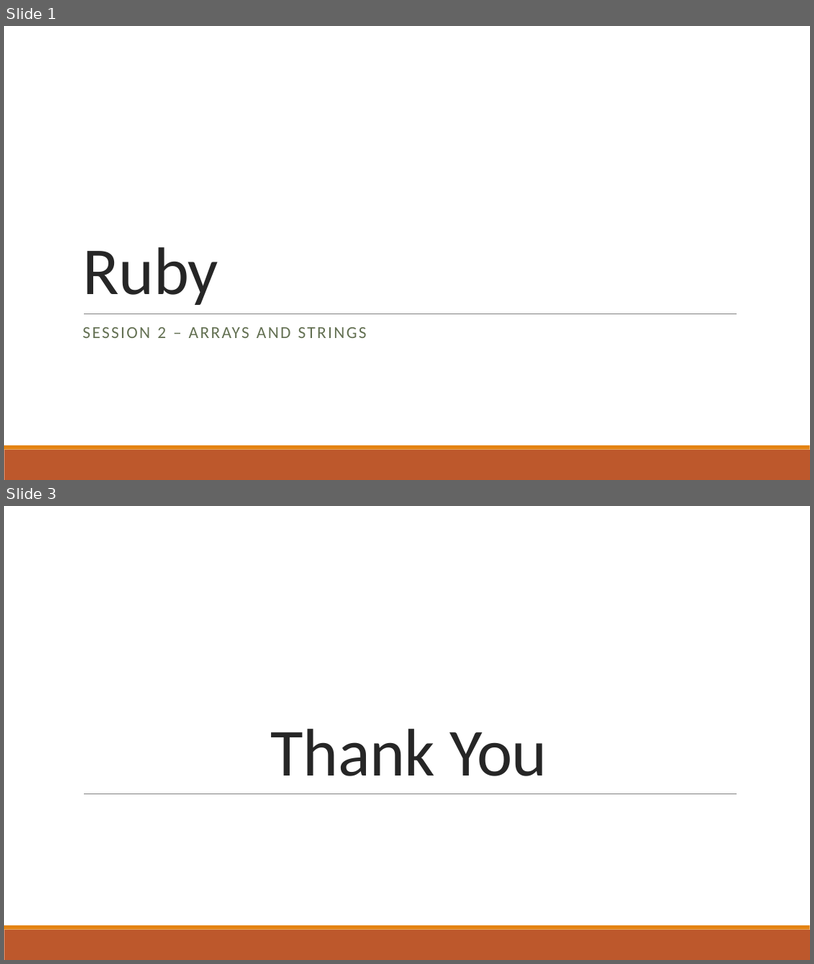
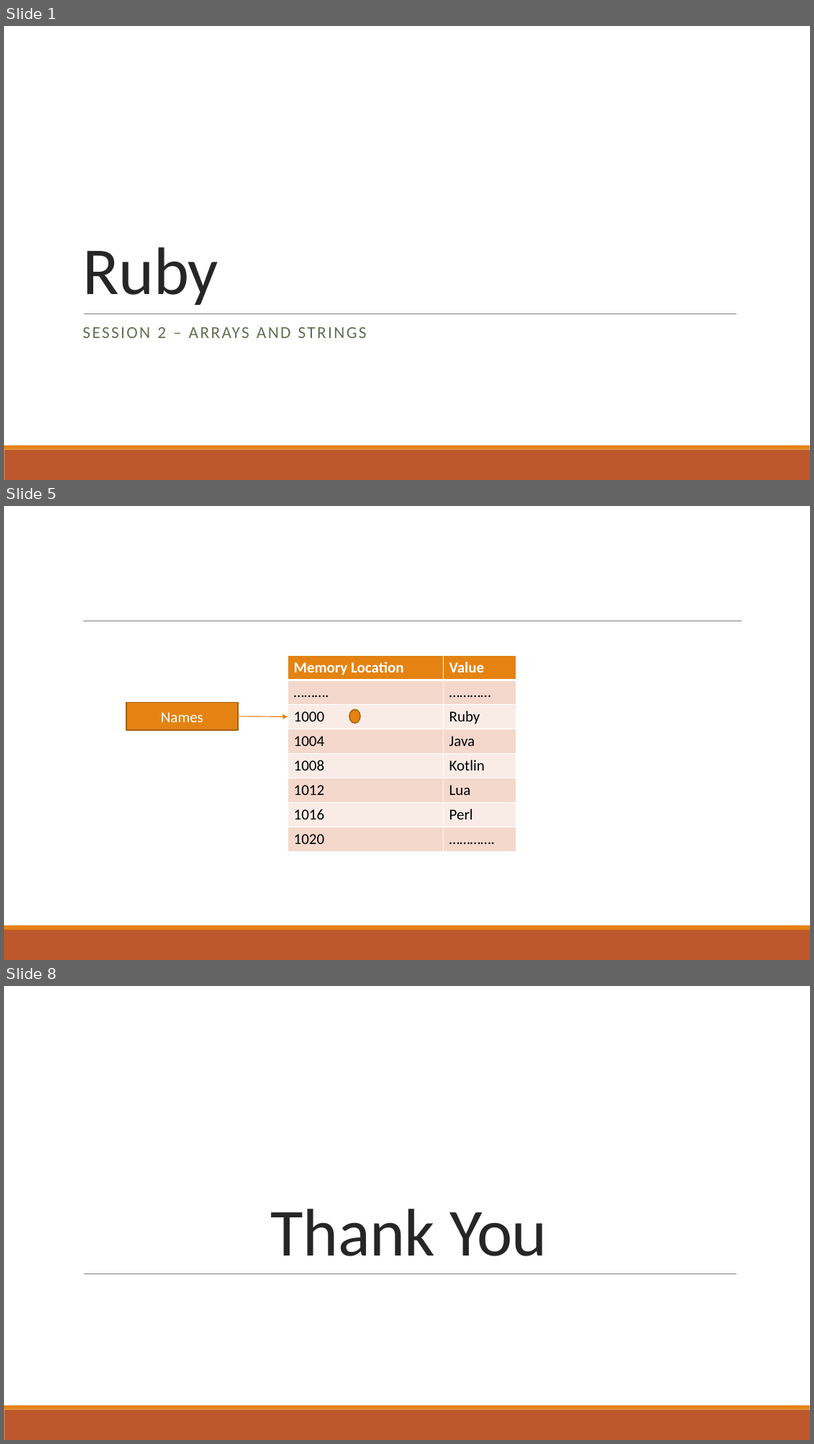
Before and after one commit to pawan9489/TeachingRuby, a slide deck: Session2-Array&Strings.pptx. Shown one above the other, each under a label of ours: slides 1 and 3 before the commit, slides 1, 5 and 8 after it; the slides between them are not shown. The pictures are 814x964 and 814x1444 pixels, drawn with LibreOffice and Linux fonts; fonts in the diff are those of the drawing. Boxes give left, top, right and bottom in pixels: in the first picture for what was removed or moved away, otherwise in the second. Text is boxed around its words. In the diff, an @@ line names an element or a change of style, - is before the commit and + after.

```diff
--- a/Session2-Array&Strings.pptx
+++ b/Session2-Array&Strings.pptx
@@ slide 5 added at (4, 506, 810, 960), background #FFFFFF; not listed: 2 template elements that a slide beside it also shows @@
@@ line added from (83, 621) to (743, 621), #808080 0.5 pt @@
@@ table added at (288, 656, 517, 852), 8 rows, 2 columns @@
+Memory Location | Value
+………. | …………
+1000 | Ruby
+1004 | Java
+1008 | Kotlin
+1012 | Lua
+1016 | Perl
+1020 | ………….
@@ rectangle added at (126, 703, 237, 730), fill #E48312, outline #A9610D 1.25 pt, 18 pt, text #FFFFFF @@
+Names
@@ arrow added from (238, 716) to (288, 716), #E48312 1 pt @@
@@ ellipse added at (350, 709, 360, 723), fill #E48312, outline #A9610D 1.25 pt @@
@@ what was slide 3 is now slide 8 @@
```
Also in this commit, not shown: 5 other slides added, 1 slide removed, 2 other files.
